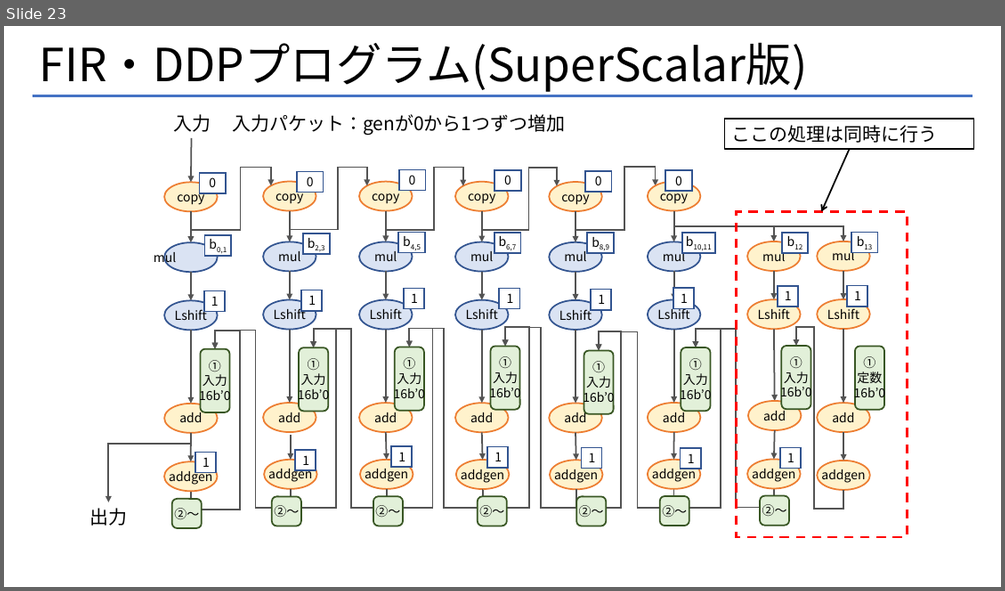
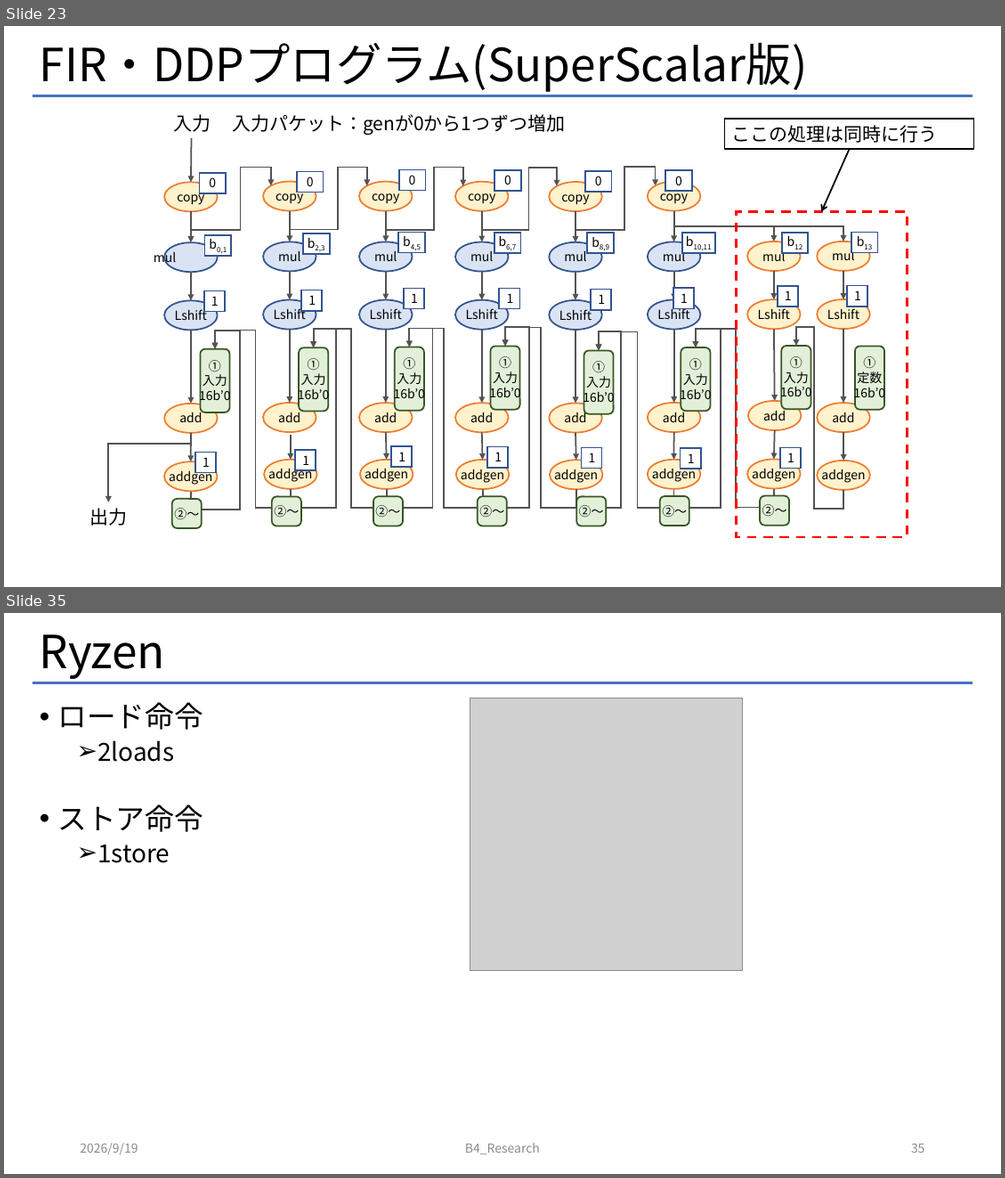
Before and after one commit to Mattya009/SuperScalar_DDP, a slide deck: DDP_SuperScalar.pptx. Shown one above the other, each under a label of ours: slide 23 before the commit, slides 23 and 35 after it; the slides between them are not shown. The pictures are 1005x591 and 1005x1178 pixels, drawn with LibreOffice and Linux fonts; fonts in the diff are those of the drawing; grey boxes stand for pictures. Boxes give left, top, right and bottom in pixels: in the first picture for what was removed or moved away, otherwise in the second. Text is boxed around its words. In the diff, an @@ line names an element or a change of style, - is before the commit and + after.

```diff
--- a/DDP_SuperScalar.pptx
+++ b/DDP_SuperScalar.pptx
@@ slide 35 added at [4, 613, 1001, 1174], background #FFFFFF; not listed: 1 template element that a slide beside it also shows @@
@@ title added at [40, 634, 166, 679], 44 pt, text #000000 @@
+Ryzen
@@ text added at [58, 702, 203, 863], 24 pt, text #000000 @@
+• ロード命令
+  ➢ 2loads
+• ストア命令
+  ➢ 1store
@@ picture added at [470, 698, 743, 971] @@
@@ text added at [80, 1143, 138, 1154], 12 pt, text #8C8C8C @@
+2026/9/19
@@ text added at [465, 1143, 540, 1154], 12 pt, text #8C8C8C @@
+B4_Research
@@ page number added at [911, 1143, 925, 1152], 12 pt, text #8C8C8C @@
+35
```
Also in this commit, not shown: 72 slides changed, 6 other slides added, 5 other files.
